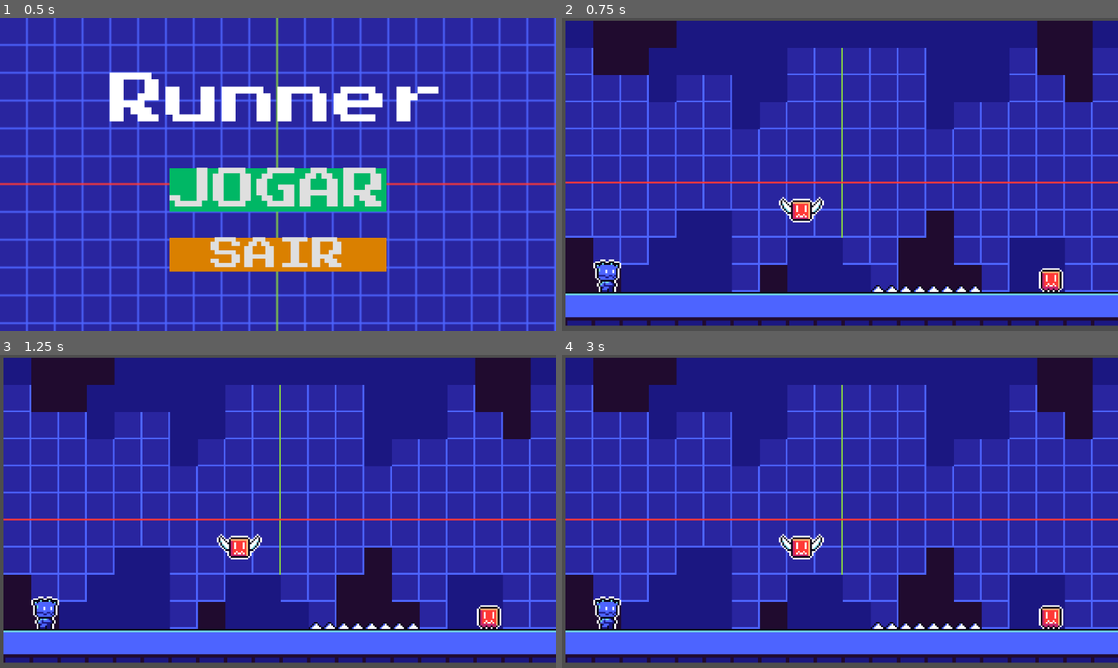
Above: before the commit, frames 1-4 (two rows, left to right).
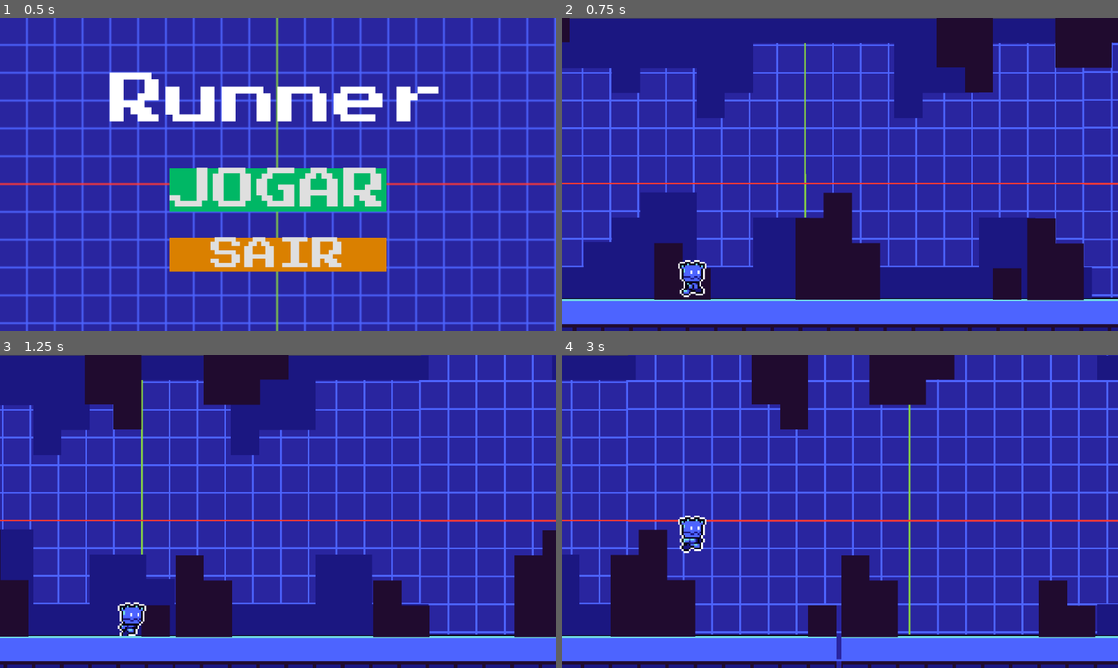
Above: after the commit, the same moments.

Repository: DaniloNevesSantos/runner
Game: Godot game, scene res://control.tscn
The game is run twice, just before and just after one commit, with the same random seed, the same clock (stepped at 60 frames per second) and the same inputs.
Inputs:
- Up to frame 1 (0.5 s): no input
- Up to frame 2 (0.75 s): click "JOGAR" at 0.5 s
- Up to frame 3 (1.25 s): no input
- Up to frame 4 (3 s): hold Space (ui_select) 1.28-2.03 s; tap Space (ui_select) at 2.1, 2.27, 2.57 s; hold Space (ui_select) from 2.78 s (still down)

Frame 1 is identical in both runs. In frame 2, 48% of the frame differs, in the area x 0-100%, y 0-100%; in frame 3, 46%; in frame 4, 55%.

Commit message:
mover personagem

Diff:
--- /dev/null
+++ b/cena/jogador.gd
@@ -0,0 +1,12 @@
+extends CharacterBody2D
+
+var velocidade_pulo = -600
+func _physics_process(delta: float) -> void:
+	velocity += get_gravity()*delta
+	if is_on_floor():
+		$Imagem.play("default")
+		if Input.is_action_pressed("ui_select"):
+			velocity.y = velocidade_pulo
+	else:
+		$Imagem.play("pular")
+	move_and_slide()
--- /dev/null
+++ b/cena/jogo.gd
@@ -0,0 +1,46 @@
+extends Node2D
+
+@export var velocidade: int
+func _ready() -> void:
+	velocidade = 400
+
+func _process(delta: float) -> void:
+
+	$Fundo.position.x -= velocidade*delta
+	$Fundo2.position.x -= velocidade*delta
+	if $Fundo.position .x < -1152:
+		$Fundo.position.x = 1152
+	if $Fundo2.position.x < -1152:
+		$Fundo2.position.x = 1152
+
+	$Chao.position.x -= velocidade*delta
+	$Chao2.position.x -= velocidade*delta
+	if $Chao.position.x < -1152:
+		$Chao.position.x = 1152
+	if $Chao2. position.x < -1152:
+		$Chao2.position.x = 1152
+
+	$Fundo.position.x -= velocidade*delta*0.05
+	$Fundo2.position.x -= velocidade*delta*0.05
+	$Chao.position.x -= velocidade*delta*2
+	$Chao2.position.x -= velocidade*delta*2
+
+
+
+	$MeioAzul.position.x -= velocidade*delta
+	if $MeioAzul.position .x < -1152:
+		$MeioAzul.position.x = 1152
+	if $MeioAzul2.position.x < -1152:
+		$MeioAzul2.position.x = 1152
+
+	$MeioPreto.position.x -= velocidade*delta
+	$MeioPreto2.position.x -= velocidade*delta
+	if $MeioPreto.position.x < -1152:
+		$MeioPreto.position.x = 1152
+	if $MeioPreto2. position.x < -1152:
+		$MeioPreto2.position.x = 1152
+
+	$MeioAzul.position.x -= velocidade*delta*0.05
+	$MeioAzul2.position.x -= velocidade*delta*0.05
+	$MeioPreto.position.x -= velocidade*delta*2
+	$MeioPreto2.position.x -= velocidade*delta*2
--- a/cena/jogo.tscn
+++ b/cena/jogo.tscn
@@ -1,10 +1,166 @@
 [gd_scene format=3 uid="uid://gdlj4puwd7dk"]
 
-[ext_resource type="Texture2D" uid="uid://dl4btxuj3h04o" path="res://mockup.png" id="1_kxg5b"]
+[ext_resource type="Script" uid="uid://1nt21nl3raih" path="res://cena/jogo.gd" id="1_4bcru"]
+[ext_resource type="Texture2D" uid="uid://bok2e58jwmm18" path="res://background.png" id="2_3118s"]
+[ext_resource type="Texture2D" uid="uid://cau6rj8411i6x" path="res://foreground.png" id="3_3vra5"]
+[ext_resource type="Texture2D" uid="uid://cvbkvsiqq8nb2" path="res://middleground2.png" id="4_dqc8a"]
+[ext_resource type="Texture2D" uid="uid://3etsybdh0a4u" path="res://cena/middleground1.png" id="5_k2165"]
+[ext_resource type="Script" uid="uid://d3opdbfjoc5pd" path="res://cena/jogador.gd" id="6_3vra5"]
+[ext_resource type="Texture2D" uid="uid://bkr7m2nfgy1id" path="res://cena/player.png" id="7_dqc8a"]
+
+[sub_resource type="RectangleShape2D" id="RectangleShape2D_k2165"]
+size = Vector2(319.88037, 30.181808)
+
+[sub_resource type="RectangleShape2D" id="RectangleShape2D_pht44"]
+size = Vector2(20, 22.636368)
+
+[sub_resource type="AtlasTexture" id="AtlasTexture_h51q6"]
+atlas = ExtResource("7_dqc8a")
+region = Rect2(0, 0, 48, 48)
+
+[sub_resource type="AtlasTexture" id="AtlasTexture_ggdby"]
+atlas = ExtResource("7_dqc8a")
+region = Rect2(48, 0, 48, 48)
+
+[sub_resource type="AtlasTexture" id="AtlasTexture_14bgd"]
+atlas = ExtResource("7_dqc8a")
+region = Rect2(96, 0, 48, 48)
+
+[sub_resource type="AtlasTexture" id="AtlasTexture_7vshr"]
+atlas = ExtResource("7_dqc8a")
+region = Rect2(144, 0, 48, 48)
+
+[sub_resource type="AtlasTexture" id="AtlasTexture_n8rjp"]
+atlas = ExtResource("7_dqc8a")
+region = Rect2(192, 0, 48, 48)
+
+[sub_resource type="AtlasTexture" id="AtlasTexture_541hg"]
+atlas = ExtResource("7_dqc8a")
+region = Rect2(240, 0, 48, 48)
+
+[sub_resource type="AtlasTexture" id="AtlasTexture_3vra5"]
+atlas = ExtResource("7_dqc8a")
+region = Rect2(0, 48, 48, 48)
+
+[sub_resource type="SpriteFrames" id="SpriteFrames_jr4ny"]
+animations = [{
+"frames": [{
+"duration": 1.0,
+"texture": SubResource("AtlasTexture_h51q6")
+}, {
+"duration": 1.0,
+"texture": SubResource("AtlasTexture_ggdby")
+}, {
+"duration": 1.0,
+"texture": SubResource("AtlasTexture_14bgd")
+}, {
+"duration": 1.0,
+"texture": SubResource("AtlasTexture_7vshr")
+}, {
+"duration": 1.0,
+"texture": SubResource("AtlasTexture_n8rjp")
+}, {
+"duration": 1.0,
+"texture": SubResource("AtlasTexture_541hg")
+}],
+"loop": true,
+"name": &"default",
+"speed": 5.0
+}, {
+"frames": [{
+"duration": 1.0,
+"texture": SubResource("AtlasTexture_3vra5")
+}],
+"loop": true,
+"name": &"pular",
+"speed": 5.0
+}]
 
 [node name="Jogo" type="Node2D" unique_id=737877219]
+script = ExtResource("1_4bcru")
 
-[node name="fundo" type="Sprite2D" parent="." unique_id=1774340927]
-position = Vector2(582.25006, 321.50003)
-scale = Vector2(0.44902346, 0.43819442)
-texture = ExtResource("1_kxg5b")
+[node name="Fundo" type="Sprite2D" parent="." unique_id=1774340927]
+texture_filter = 1
+position = Vector2(-1.0000019, 1.0000038)
+scale = Vector2(3.603125, 3.5777776)
+texture = ExtResource("2_3118s")
+centered = false
+
+[node name="Fundo2" type="Sprite2D" parent="." unique_id=1103439051]
+texture_filter = 1
+position = Vector2(1152.0001, -2)
+scale = Vector2(3.65625, 3.6111107)
+texture = ExtResource("2_3118s")
+centered = false
+
+[node name="Chao" type="Sprite2D" parent="." unique_id=1905196955]
+texture_filter = 1
+position = Vector2(1159, 520)
+scale = Vector2(3.65625, 3.6666665)
+texture = ExtResource("3_3vra5")
+centered = false
+
+[node name="Chao2" type="Sprite2D" parent="." unique_id=1353864898]
+texture_filter = 1
+position = Vector2(-8, 520)
+scale = Vector2(3.65625, 3.6666665)
+texture = ExtResource("3_3vra5")
+centered = false
+
+[node name="ChaoFisico" type="StaticBody2D" parent="." unique_id=58142142]
+texture_filter = 1
+position = Vector2(-1, 2.0000305)
+scale = Vector2(3.65625, 3.6666665)
+
+[node name="CorpoChao" type="CollisionShape2D" parent="ChaoFisico" unique_id=1783829730]
+texture_filter = 1
+position = Vector2(155.68373, 173.36363)
+scale = Vector2(0.9999999, 1)
+shape = SubResource("RectangleShape2D_k2165")
+
+[node name="MeioAzul" type="Sprite2D" parent="." unique_id=1173947788]
+texture_filter = 1
+position = Vector2(-1.9999998, 1.0000019)
+scale = Vector2(3.65625, 3.2166665)
+texture = ExtResource("4_dqc8a")
+centered = false
+
+[node name="MeioAzul2" type="Sprite2D" parent="." unique_id=1178800518]
+texture_filter = 1
+position = Vector2(1157.0001, 1)
+scale = Vector2(3.6718748, 3.216667)
+texture = ExtResource("4_dqc8a")
+centered = false
+
+[node name="MeioPreto" type="Sprite2D" parent="." unique_id=1396749443]
+texture_filter = 1
+position = Vector2(-18, -2)
+scale = Vector2(3.65625, 3.2499998)
+texture = ExtResource("5_k2165")
+centered = false
+
+[node name="MeioPreto2" type="Sprite2D" parent="." unique_id=69338450]
+texture_filter = 1
+position = Vector2(1164, -0.9999995)
+scale = Vector2(3.65625, 3.25)
+texture = ExtResource("5_k2165")
+centered = false
+
+[node name="Jogador" type="CharacterBody2D" parent="." unique_id=1962710654]
+texture_filter = 1
+position = Vector2(1170.0001, -7)
+scale = Vector2(3.65625, 3.6666665)
+script = ExtResource("6_3vra5")
+
+[node name="Corpo" type="CollisionShape2D" parent="Jogador" unique_id=929479824]
+texture_filter = 1
+position = Vector2(-245.05972, 149.04546)
+scale = Vector2(0.9999999, 1)
+shape = SubResource("RectangleShape2D_pht44")
+
+[node name="Imagem" type="AnimatedSprite2D" parent="Jogador" unique_id=1303846560]
+texture_filter = 1
+position = Vector2(-246.1539, 152.18182)
+scale = Vector2(0.99999994, 1)
+sprite_frames = SubResource("SpriteFrames_jr4ny")
+animation = &"pular"
--- a/project.godot
+++ b/project.godot
@@ -10,7 +10,7 @@
 
 [application]
 
-config/name="Projeto de Menu de Jogo"
+config/name="Runner Main"
 run/main_scene="res://control.tscn"
 config/features=PackedStringArray("4.6", "Mobile")
 config/icon="res://icon.svg"
Not shown, added: cena/jogador.gd.uid
Not shown, added: cena/jogo.gd.uid
Binary file added: cena/middleground1.png
Not shown, added: cena/middleground1.png.import
Binary file added: cena/player.png
Not shown, added: cena/player.png.import
Binary file added: foreground.png
Not shown, added: foreground.png.import
Binary file added: middleground2.png
Not shown, added: middleground2.png.import
